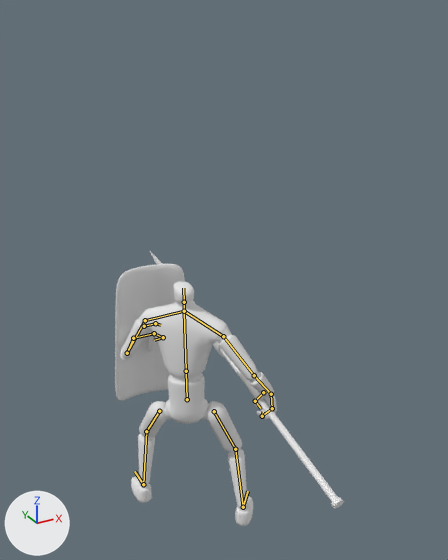
Renders of the Blender file Animation/Enemy1Guard.blend from each side of a commit.
Before and after are seen from a 50 mm camera at (-124.0, -279.0, 295.0) aimed at (37.0, 12.0, 149.0). Arrows for +X, +Y and +Z are at lower left; the lights stay in place. Both versions are drawn at frame 6 of the action 'Enemy1Guard'; the numbers are the values there. The bones that bend it are drawn over the model as lines.

Objects in the first picture: 'Enemy1', 'Shield', 'Spear'.
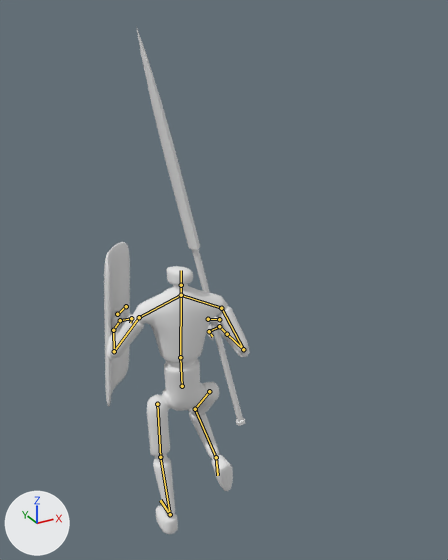
Changed parts and their boxes (x1, y1, x2, y2) in the pictures (448 x 560 px):
'Enemy1', posed (8% narrower, 9% taller): before (120, 281, 277, 526); after (106, 266, 250, 534)
'Shield', posed (62% narrower, 20% taller): before (115, 264, 185, 401); after (104, 242, 130, 406)
'Spear', posed (44% narrower, 54% taller): before (149, 250, 344, 509); after (136, 27, 245, 426)
bone 'torso2', root to tip: before (186, 371) to (184, 311); after (180, 357) to (181, 295)

What the commit changed:
Bone 'root' (bone_root) moves from (2.8, -8.2, 3.7) to (3.6, -0.8, 0.1).
Bone 'root' (bone_root) turns from (0, -29, 0) to (0, -8, 2) degrees about its own x, y and z.
Bone 'torso2' (bone_torso2) turns from (0, -21, 0) to (-4, -1, -5) degrees about its own x, y and z.
Bone 'hand_ik_r' (bone_hand_ik_r) moves from (32.7, -4.0, -22.7) to (-7.4, -23.6, -11.1).
Bone 'hand_ik_r' (bone_hand_ik_r) turns from (-34, 10, 10) to (3, 37, 81) degrees about its own x, y and z.
Bone 'foot_ik.l' (bone_foot_ik_l) moves from (-0.1, 21.1, 0.0) to (3.4, -11.6, 0.3).
Bone 'foot_ik.l' (bone_foot_ik_l) turns from (0, 0, 3) to (-1, 2, 2) degrees about its own x, y and z.
Bone 'foot_ik.r' (bone_foot_ik_r) moves from (14.2, -24.6, -2.6) to (-0.2, -28.1, 43.1).
Bone 'foot_ik.r' (bone_foot_ik_r) turns from (0, 0, -44) to (-89, -6, 0) degrees about its own x, y and z.
Bone 'knee_pull.r' (bone_knee_pull_r) moves from (41.6, 24.1, 8.1) to (9.0, 8.9, -26.7).
Bone 'hand_ik_l' (bone_hand_ik_l) moves from (43.2, -40.2, -35.4) to (34.1, -37.7, -15.1).
Bone 'hand_ik_l' (bone_hand_ik_l) turns from (-84, -45, -101) to (-35, -44, -92) degrees about its own x, y and z.
